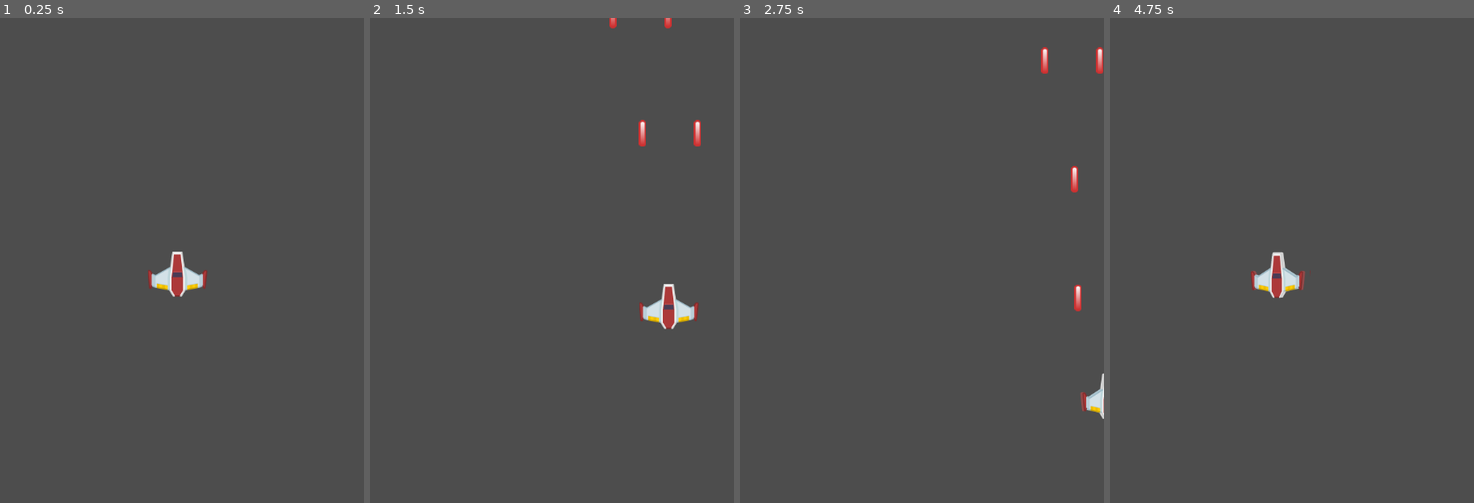
Above: before the commit, frames 1-4 (left to right).
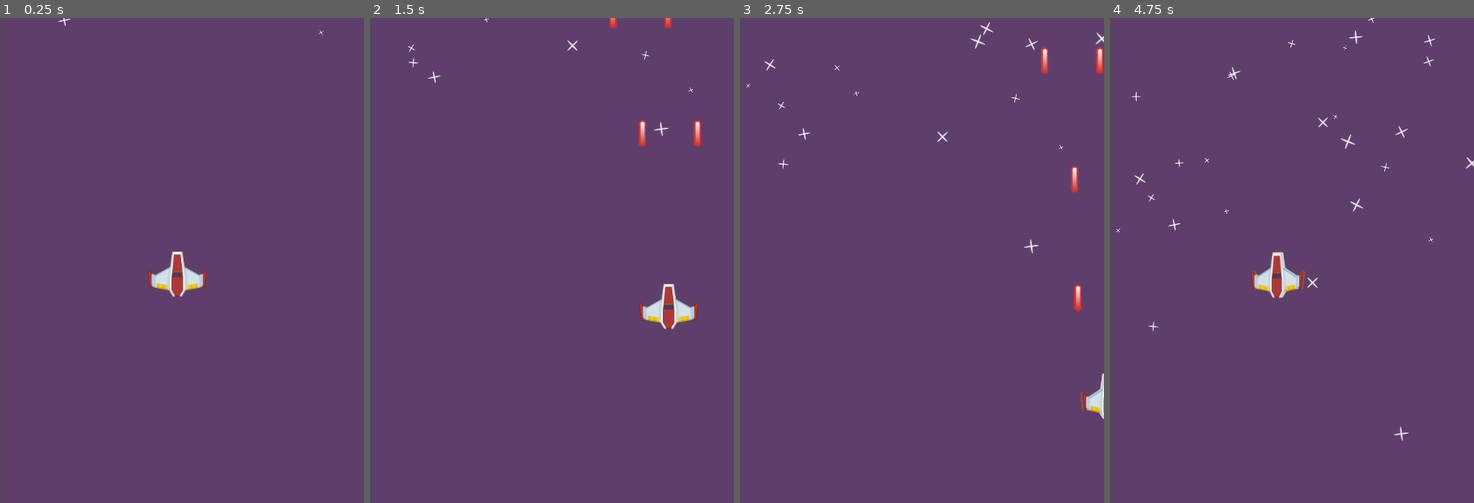
Above: after the commit, the same moments.

Repository: ivaylo-traykov/Yet-Another-Space-Shooter-course-
Game: Godot game, scene res://MainScenes/game.tscn
Two runs of this game, one before a commit and one after it. Both use one fixed random seed, a clock stepped at 60 frames per second and the inputs below.
Inputs:
- Up to frame 1 (0.25 s): no input
- Up to frame 2 (1.5 s): tap Enter at 0.5 s; hold D (move_right) 0.53-1.28 s; hold Space (shoot) 0.53-1.28 s; hold S (move_down) from 1.28 s (still down); tap Space (shoot) at 1.35 s
- Up to frame 3 (2.75 s): release S (move_down) at 2.03 s; hold D (move_right) from 2.03 s (still down); hold Space (shoot) from 2.03 s (still down)
- Up to frame 4 (4.75 s): release D (move_right) at 2.78 s; release Space (shoot) at 2.78 s; hold W (move_up) 2.78-3.53 s; tap Space (shoot) at 2.85, 4.35 s; hold Space (shoot) 3.53-4.28 s; hold A (move_left) from 3.53 s (still down)

The runs differ from the first frame. In frame 1, 99% of the frame differs, in the area x 0-100%, y 0-100%; in frame 2, 99%; in frame 3, 99%; in frame 4, 99%.

Commit message:
Add background

Diff:
--- a/MainScenes/game.tscn
+++ b/MainScenes/game.tscn
@@ -1,9 +1,31 @@
-[gd_scene load_steps=2 format=3 uid="uid://bxh6qbaigjisb"]
+[gd_scene load_steps=4 format=3 uid="uid://bxh6qbaigjisb"]
 
 [ext_resource type="PackedScene" uid="uid://wv5ckum87ipp" path="res://Player/Player.tscn" id="1_gnlfi"]
+[ext_resource type="Texture2D" uid="uid://cakrynf65l1un" path="res://Assets/backgroundColor.png" id="1_xetkt"]
+[ext_resource type="Texture2D" uid="uid://b337hf52nv4yk" path="res://Assets/starBig.png" id="2_oa3dt"]
 
 [node name="Game" type="Node2D"]
 position = Vector2(1, 0)
 
+[node name="Background" type="Sprite2D" parent="."]
+scale = Vector2(2.993, 4)
+texture = ExtResource("1_xetkt")
+centered = false
+
+[node name="CPUParticles2D" type="CPUParticles2D" parent="Background"]
+position = Vector2(74.8337, 0)
+amount = 80
+lifetime = 13.0
+texture = ExtResource("2_oa3dt")
+emission_shape = 3
+emission_rect_extents = Vector2(80, 1)
+direction = Vector2(0, 1)
+spread = 0.0
+gravity = Vector2(0, 0)
+initial_velocity_min = 10.0
+initial_velocity_max = 30.0
+angle_max = 90.0
+scale_amount_min = 0.2
+
 [node name="Player" parent="." instance=ExtResource("1_gnlfi")]
 position = Vector2(219, 318)
